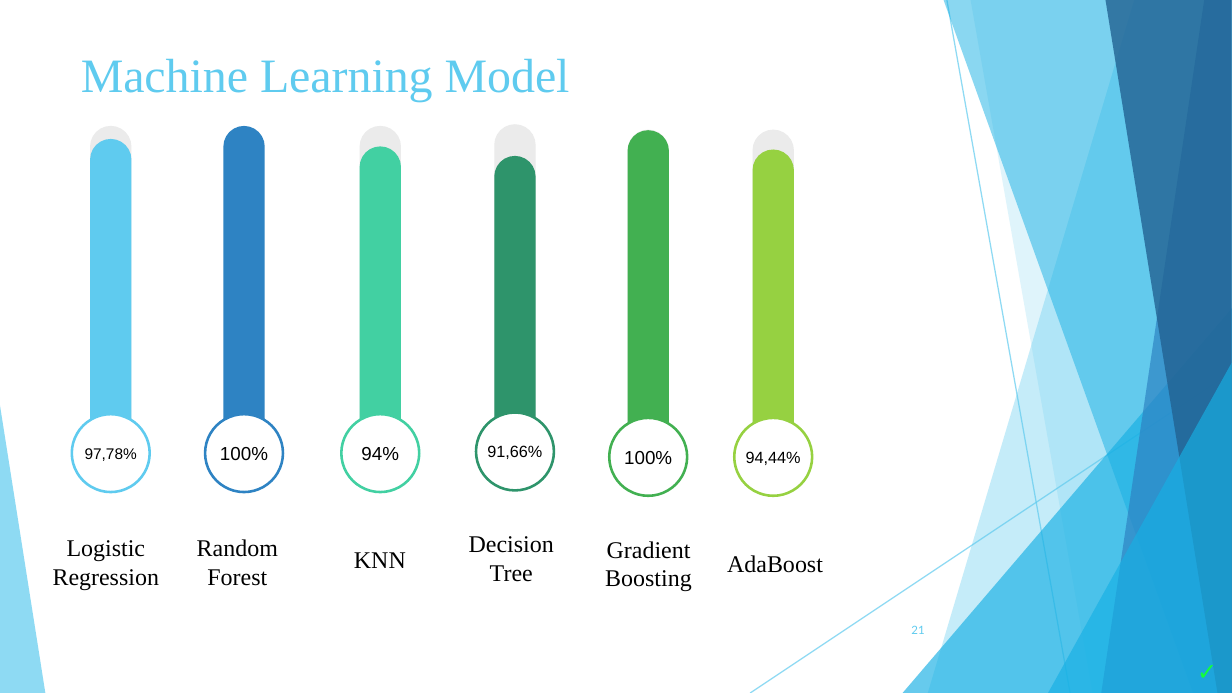
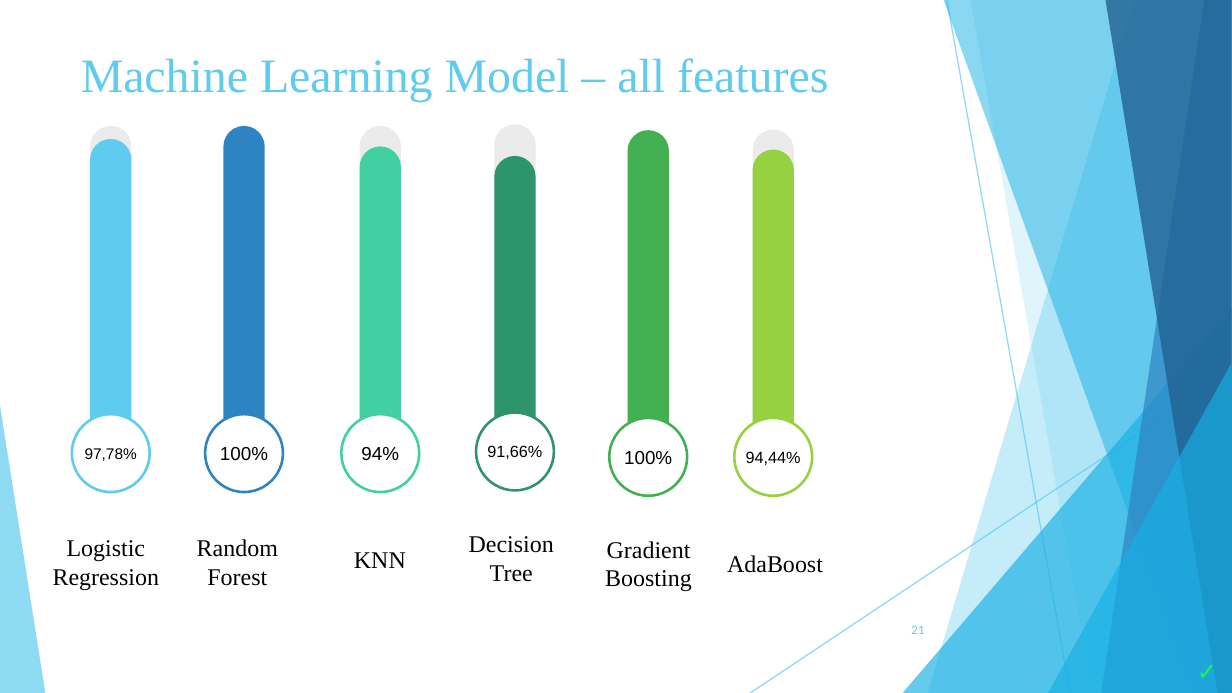
Before and after one commit to zoekelepiri/WineDataPrediction, a slide deck: slide 21 of Wine Data Set (3).pptx. Drawn at 1232x693 pixels with LibreOffice and Linux fonts; fonts in the diff are those of the drawing. Boxes give left, top, right and bottom in pixels: in the first picture for what was removed or moved away, otherwise in the second. Text is boxed around its words. In the diff, an @@ line names an element or a change of style, - is before the commit and + after.

```diff
--- a/Wine Data Set (3).pptx
+++ b/Wine Data Set (3).pptx
@@ title at bbox=[81, 58, 828, 102]: text changed @@
-Machine Learning Model
+Machine Learning Model – all features
```
Also in this commit, not shown: 5 other slides changed, 2 slides added.
